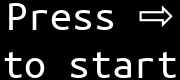
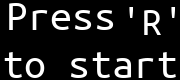
Layer changes from the first 180px x 80px image to the second:
added layer "'R'" above "Press ⇨ ..." over left=129, top=7, right=176, bottom=35
painted on "Press ⇨ ..." over left=139, top=5, right=174, bottom=28
